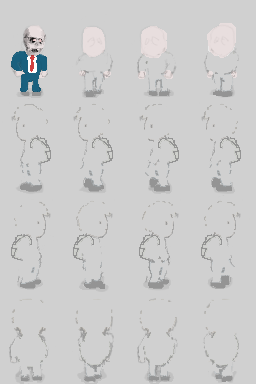
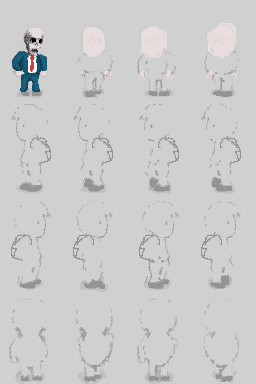
Layers edited between the first and the second w=256, h=384 image:
removed layer "Ebene 31" over [10, 25, 48, 92]
painted on "farbe" over [10, 25, 48, 92]
